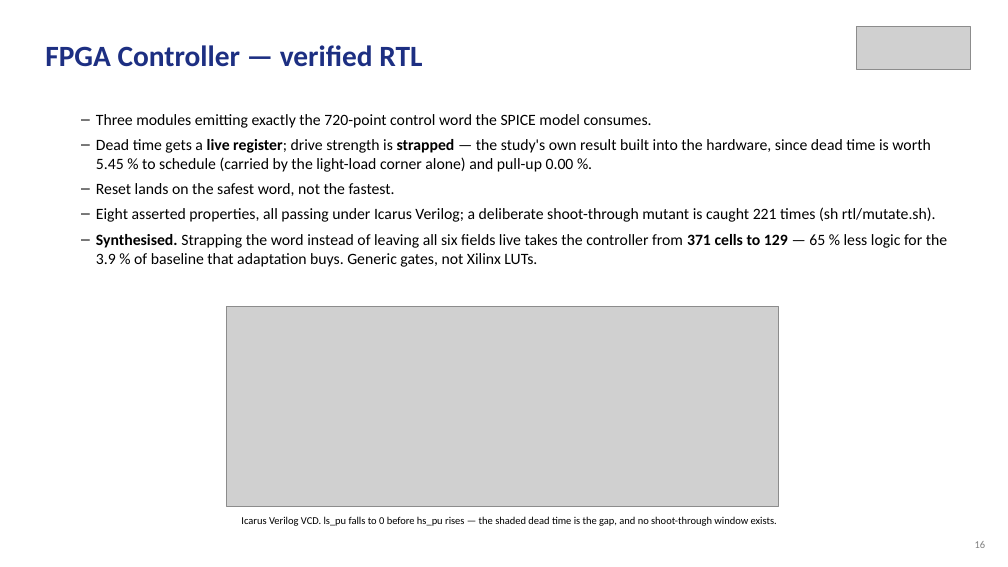
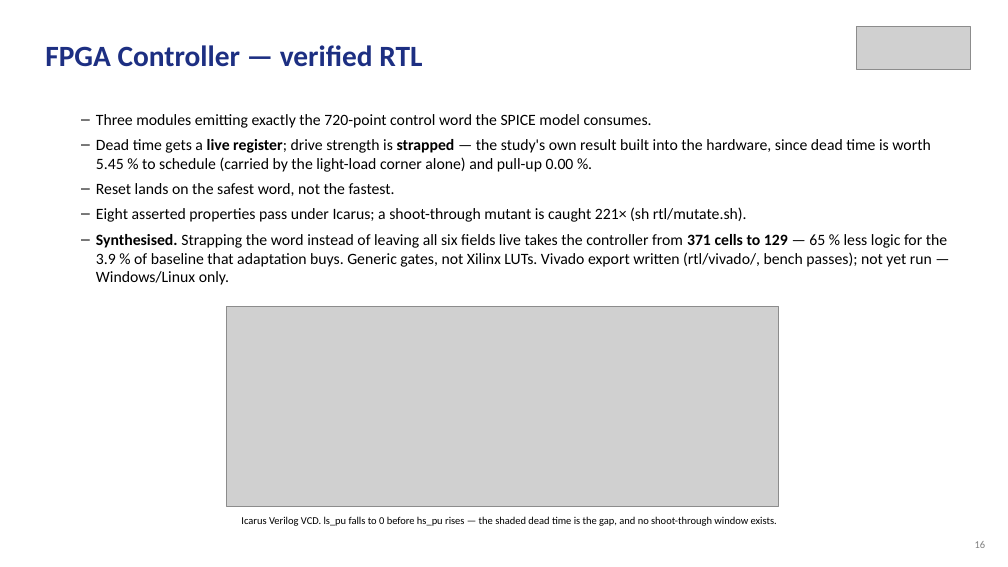
Before and after one commit to Amritha902/gan-driver, a slide deck: slide 16 of review/Review1_GaN_Segmented_Gate_Driver.pptx. Drawn at 1008x567 pixels with LibreOffice and Linux fonts; fonts in the diff are those of the drawing; grey boxes stand for pictures. Boxes give left, top, right and bottom in pixels: in the first picture for what was removed or moved away, otherwise in the second. Text is boxed around its words. In the diff, an @@ line names an element or a change of style, - is before the commit and + after.

```diff
--- a/review/Review1_GaN_Segmented_Gate_Driver.pptx
+++ b/review/Review1_GaN_Segmented_Gate_Driver.pptx
@@ text at [96, 207, 947, 285]: text changed @@
-– Eight asserted properties, all passing under Icarus Verilog; a deliberate shoot-through mutant is caught 221 times (sh rtl/mutate.sh).
-– Synthesised. Strapping the word instead of leaving all six fields live takes the controller from 371 cells to 129 — 65 % less logic for the 3.9 % of baseline that adaptation buys. Generic gates, not Xilinx LUTs.
+– Eight asserted properties pass under Icarus; a shoot-through mutant is caught 221× (sh rtl/mutate.sh).
+– Synthesised. Strapping the word instead of leaving all six fields live takes the controller from 371 cells to 129 — 65 % less logic for the 3.9 % of baseline that adaptation buys. Generic gates, not Xilinx LUTs. Vivado export written (rtl/vivado/, bench passes); not yet run — Windows/Linux only.
```
Also in this commit, not shown: 1 other slide changed, 8 other files.
